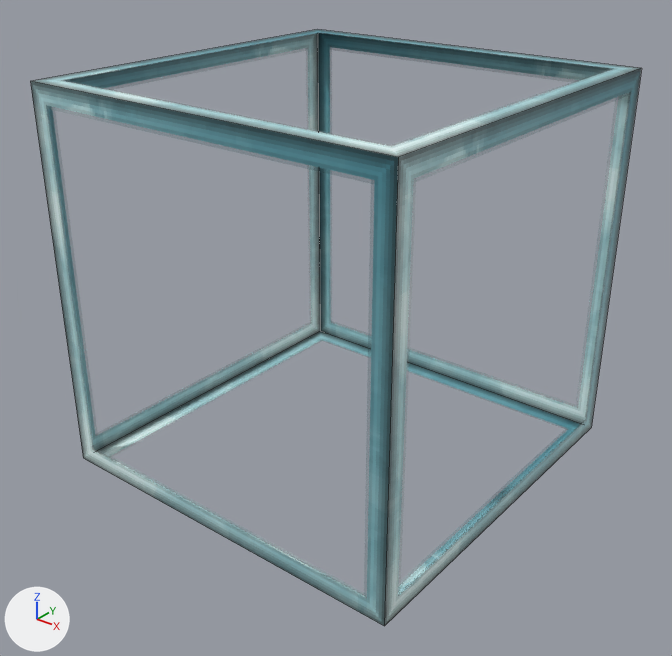
An edit to the Blender file proiect_GKS/models/glass_block/glass_block.blend, drawn before and after from the same camera.
One viewpoint serves both versions: a camera (50 mm lens) standing at (2.69, -3.44, 1.82) and looking at (0.04, -0.12, -0.24). The lights are fixed; the arrows at lower left show +X, +Y and +Z. Mesh edges are drawn as thin lines.
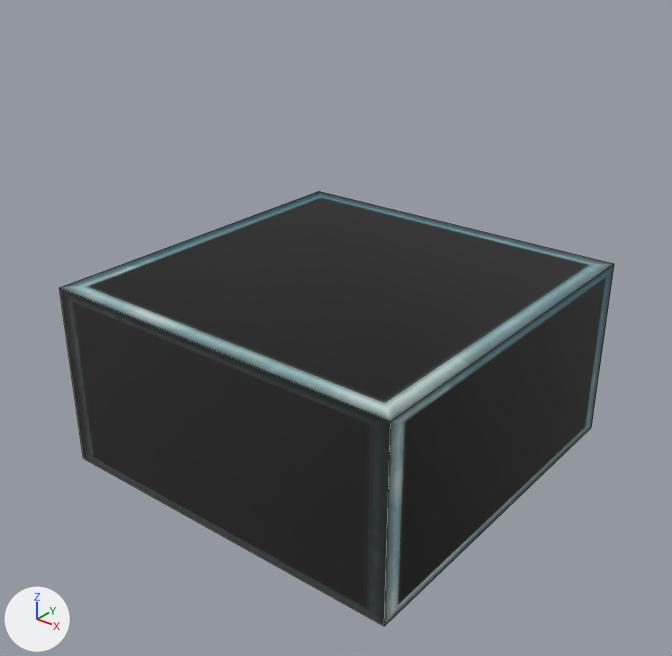
The newer file is also turned or shifted as a whole; pictures and numbers use the older file's frame.

Where the change shows, as pixel boxes [x1, y1, x2, y2] in the pictures (672 x 656 px; the box of a moved part takes in the faces that stretch with it):
'Cube', reshaped (9% narrower, 27% shorter)
    before: [30, 29, 642, 626]
    after: [60, 191, 614, 626]
part 1 of me_cube, moved or reshaped
    before: [30, 29, 642, 626]
    after: [60, 191, 614, 626]
part 2 of me_cube, recoloured (cyan)
    before: [96, 331, 582, 597]

What the commit changed:
Picture 'glass_n.png' (img_glass_n_png) is new.
Material 'glass.001' (mat_glass_001) is new.
Uses the picture img_glass_n_png.
Uses the picture img_glass_png.
me_cube is used by ob_cube; location (0.0, 0.0, 0.0).
me_cube had 8 vertices, 6 faces and spanned x -1.0..1.0, y -1.0..1.0, z -1.0..1.0.
me_cube no longer uses material mat_material.
me_cube now has 8 vertices, 6 faces and spans x -1.0..1.0, y -1.0..1.0, z -1.0..0.0.
Part 1, on me_cube:
4 vertices are removed from x -1.0..1.0, y -1.0..1.0, z 1.0.
5 faces are deleted.
4 vertices are added at (-1.0, -1.0, 0.0), (-1.0, 1.0, 0.0), (1.0, -1.0, 0.0), (1.0, 1.0, 0.0).
5 new faces join them.
me_cube part 2: 1 face spanning x -1.0..1.0, y -1.0..1.0, z -1.0 switches from mat_material to mat_glass_001.
me_cube now uses material mat_glass_001.
